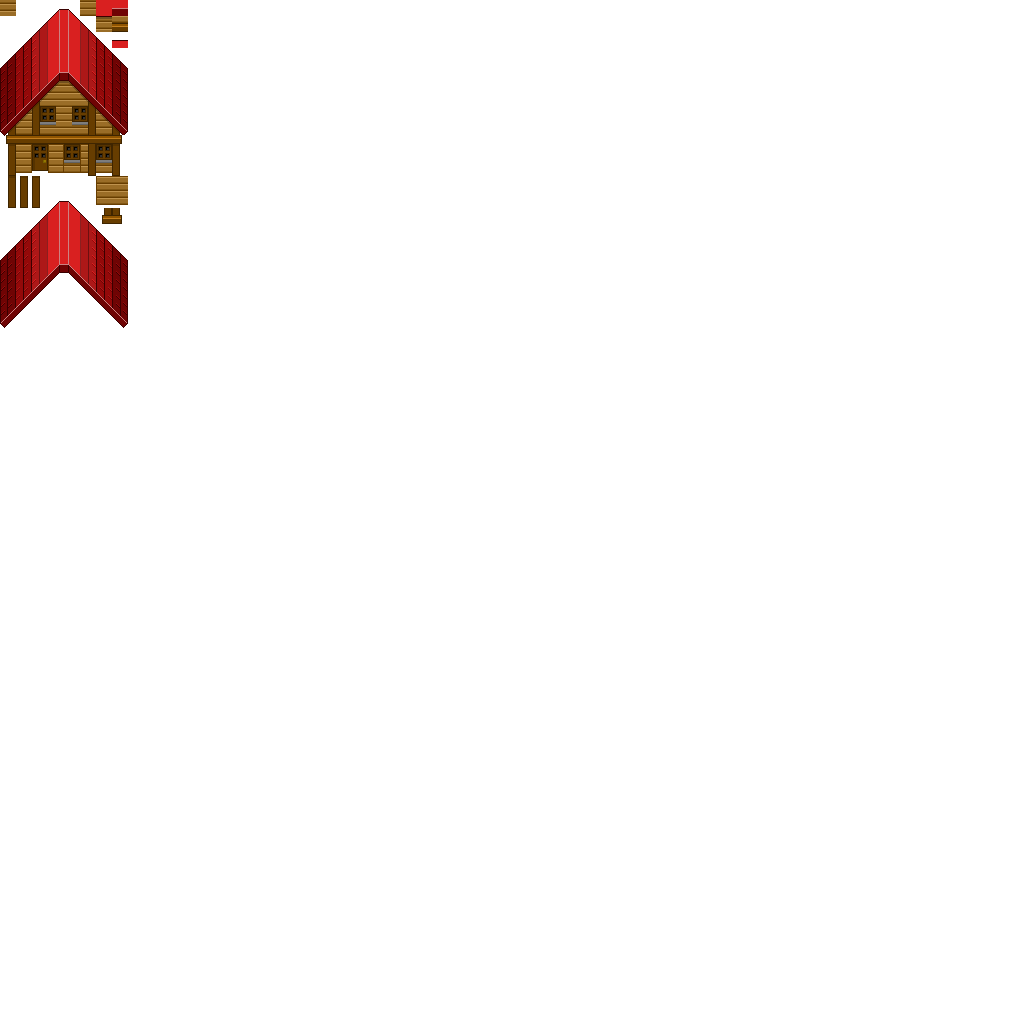
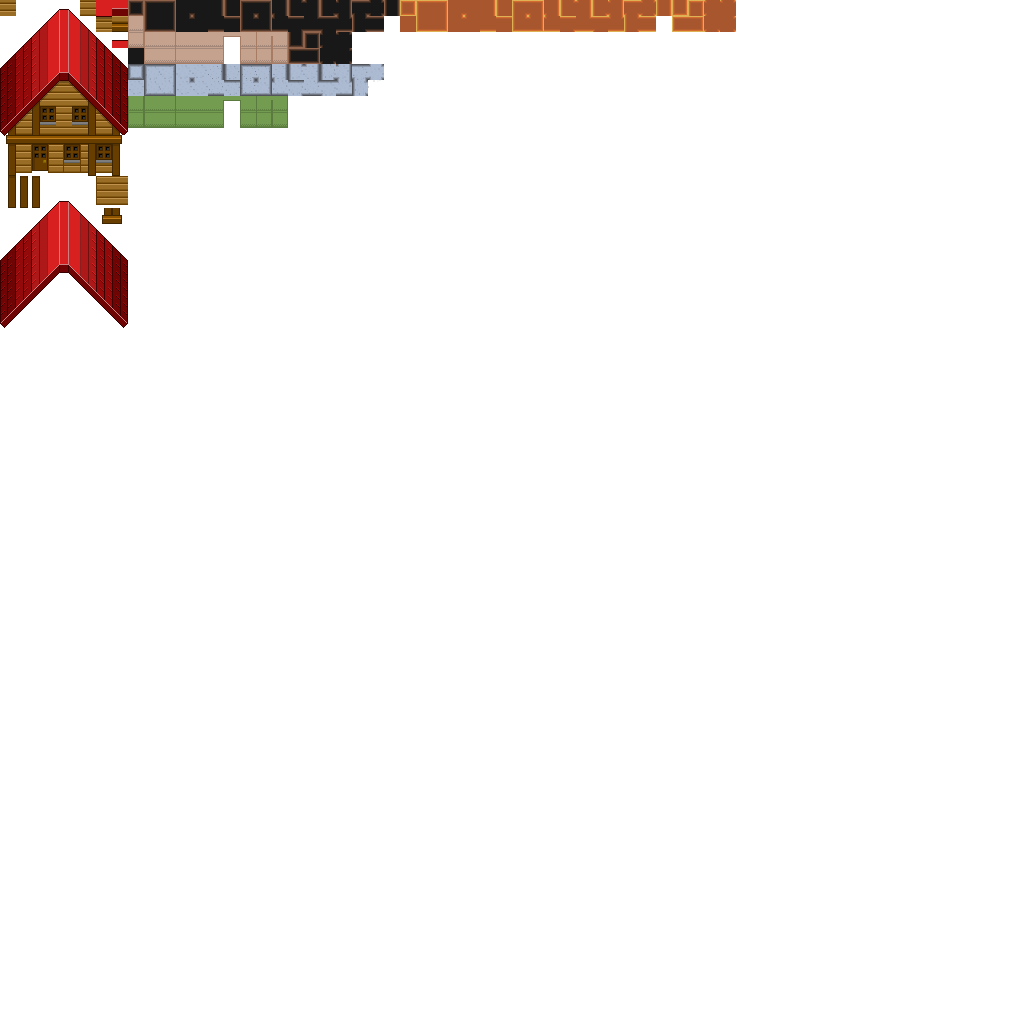
Comparing the layer stacks of the two 1024x1024 images. Changes:
painted on "Hintergrund" over [128,0,736,128]
